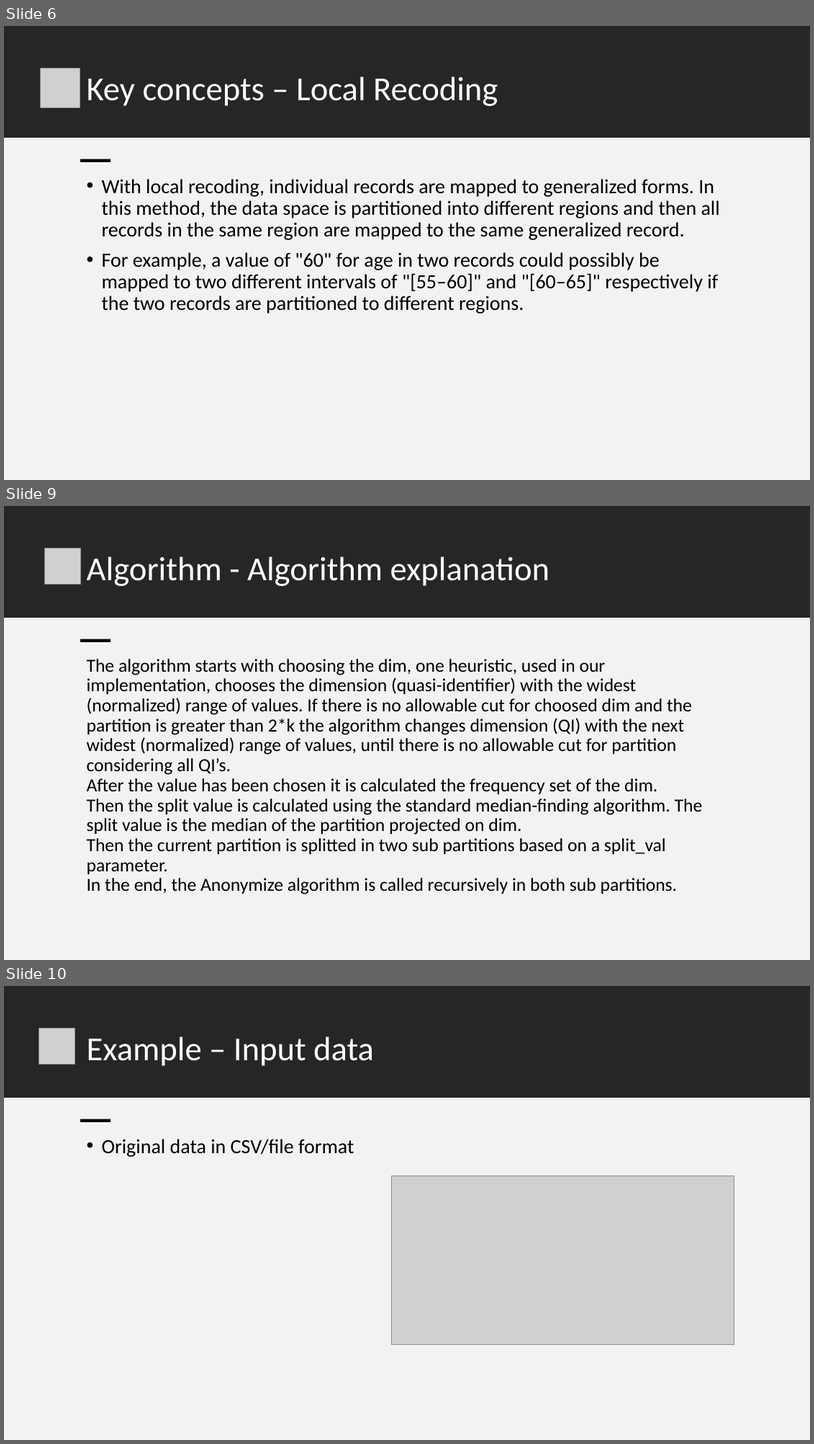
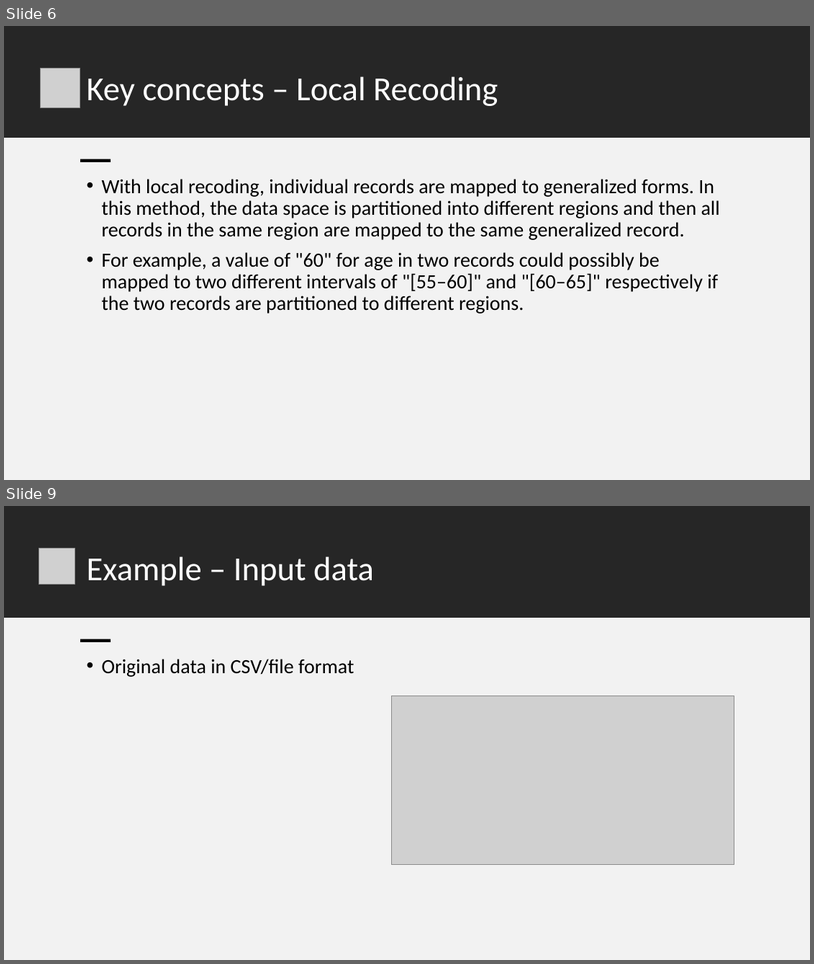
Before and after one commit to Andrew0133/Mondrian-k-anonimity, a slide deck: Presentation.pptx. Shown one above the other, each under a label of ours: slides 6, 9 and 10 before the commit, slides 6 and 9 after it; the slides between them are not shown. The pictures are 814x1444 and 814x964 pixels, drawn with LibreOffice and Linux fonts; fonts in the diff are those of the drawing; grey boxes stand for pictures. Boxes give left, top, right and bottom in pixels: in the first picture for what was removed or moved away, otherwise in the second. Text is boxed around its words. In the diff, an @@ line names an element or a change of style, - is before the commit and + after.

```diff
--- a/Presentation.pptx
+++ b/Presentation.pptx
@@ slide 9 removed at bbox=[4, 506, 810, 960], background #FFFFFF @@
@@ rectangle removed at bbox=[4, 506, 810, 618] @@
@@ picture removed at bbox=[44, 548, 80, 584] @@
@@ title removed at bbox=[87, 556, 550, 586] @@
-Algorithm - Algorithm explanation
@@ rectangle removed at bbox=[4, 618, 810, 960] @@
@@ rectangle removed at bbox=[81, 639, 111, 642] @@
@@ text removed at bbox=[87, 659, 703, 894] @@
-The algorithm starts with choosing the dim, one heuristic, used in our implementation, chooses the dimension (quasi-identifier) with the widest (normalized) range of values. If there is no allowable cut for choosed dim and the partition is greater than 2*k the algorithm changes dimension (QI) with the next widest (normalized) range of values, until there is no allowable cut for partition considering all QI’s.
-After the value has been chosen it is calculated the frequency set of the dim.
-Then the split value is calculated using the standard median-finding algorithm. The split value is the median of the partition projected on dim.
-Then the current partition is splitted in two sub partitions based on a split_val parameter.
-In the end, the Anonymize algorithm is called recursively in both sub partitions.
@@ what was slide 10 is now slide 9 @@
```
Also in this commit, not shown: 3 slides changed.
